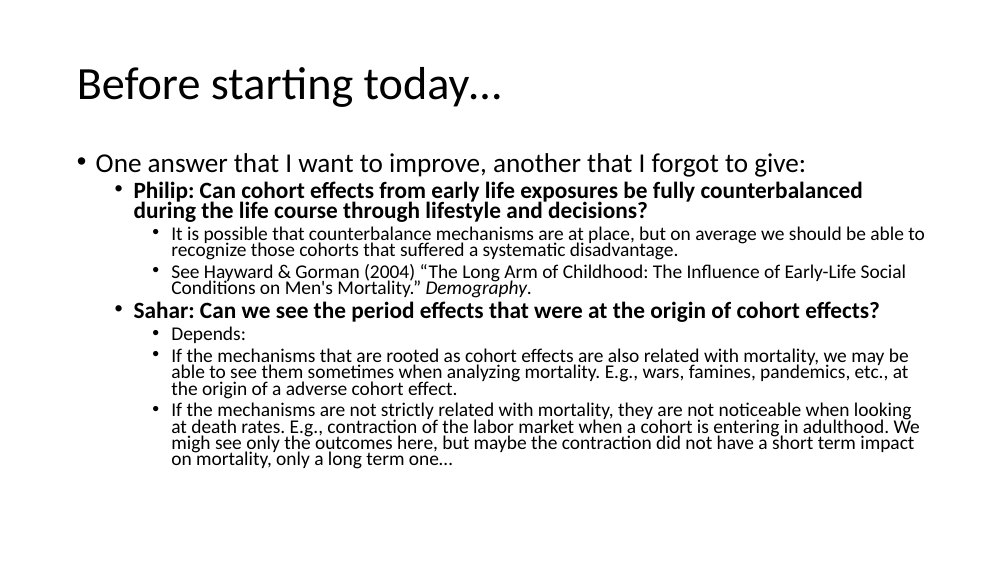
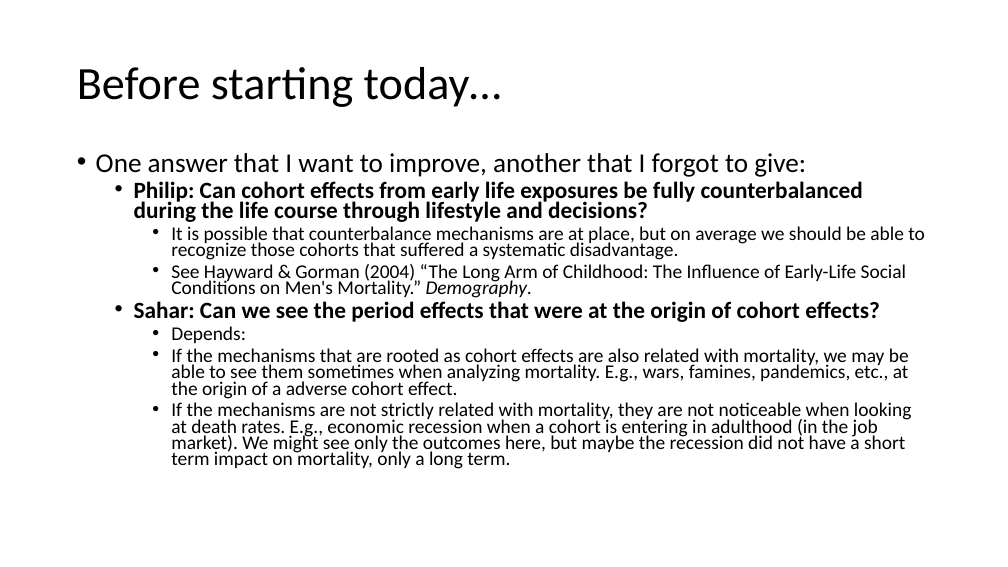
Before and after one commit to kikeacosta/edsd23_apc, a slide deck: slide 2 of slides/04_excess_mortality.pptx. Drawn at 1008x567 pixels with LibreOffice and Linux fonts; fonts in the diff are those of the drawing. Boxes give left, top, right and bottom in pixels: in the first picture for what was removed or moved away, otherwise in the second. Text is boxed around its words. In the diff, an @@ line names an element or a change of style, - is before the commit and + after.

```diff
--- a/slides/04_excess_mortality.pptx
+++ b/slides/04_excess_mortality.pptx
@@ text at box(171, 402, 912, 469): text changed @@
-    • If the mechanisms are not strictly related with mortality, they are not noticeable when looking at death rates. E.g., contraction of the labor market when a cohort is entering in adulthood. We migh see only the outcomes here, but maybe the contraction did not have a short term impact on mortality, only a long term one…
+    • If the mechanisms are not strictly related with mortality, they are not noticeable when looking at death rates. E.g., economic recession when a cohort is entering in adulthood (in the job market). We might see only the outcomes here, but maybe the recession did not have a short term impact on mortality, only a long term.
```
Also in this commit, not shown: 5 other slides changed, 8 other files.
